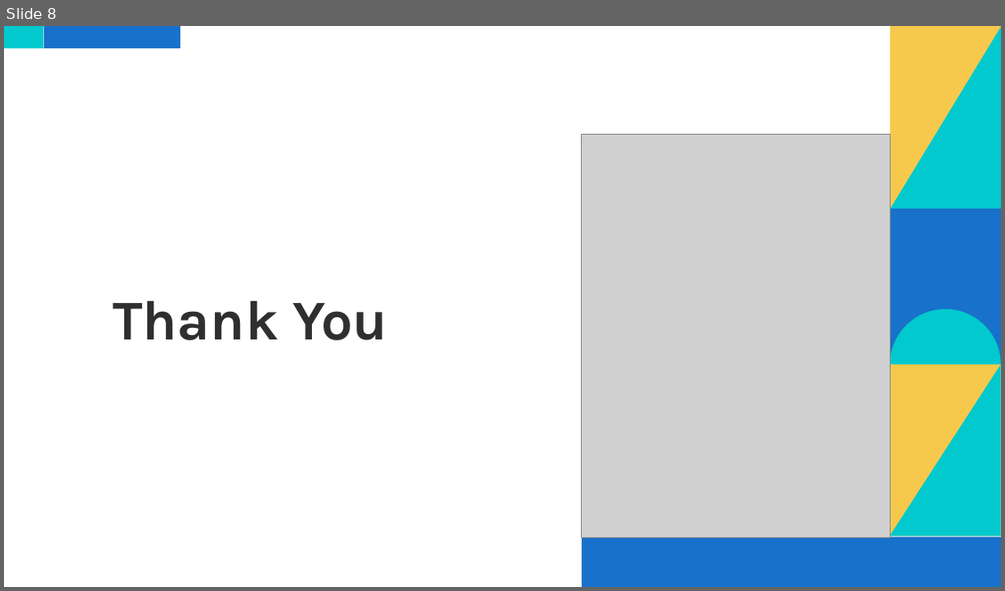
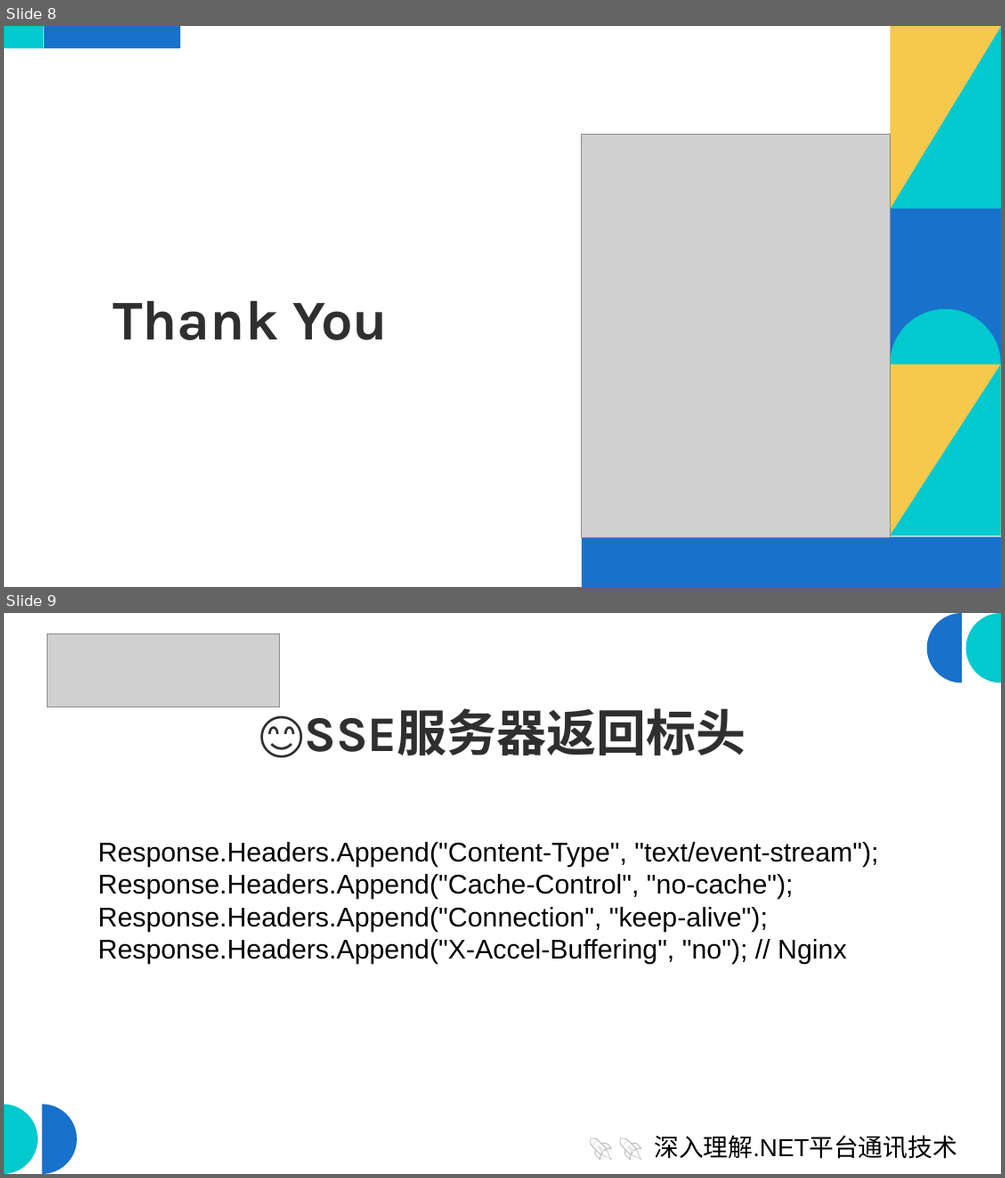
Before and after one commit to scottfly189/dotnet_net_course, a slide deck: src/8.SseDemo/sse_server.odp. Shown one above the other, each under a label of ours: slide 8 before the commit, slides 8 and 9 after it. The pictures are 1005x591 and 1005x1178 pixels, drawn with LibreOffice and Linux fonts; fonts in the diff are those of the drawing; grey boxes stand for pictures. Boxes give left, top, right and bottom in pixels: in the first picture for what was removed or moved away, otherwise in the second. Text is boxed around its words. In the diff, an @@ line names an element or a change of style, - is before the commit and + after.

```diff
--- a/src/8.SseDemo/sse_server.odp
+++ b/src/8.SseDemo/sse_server.odp
@@ slide 9 added at <box>4,613,1001,1174</box>, background #FFFFFF @@
@@ picture added at <box>47,633,279,706</box> @@
@@ freeform shape added at <box>926,613,962,682</box>, fill #1871CA @@
@@ freeform shape added at <box>966,613,1001,682</box>, fill #02C9CE @@
@@ title added at <box>73,685,931,779</box>, 48 pt, text #2F2F2F, bold @@
+😊SSE服务器返回标头
@@ text added at <box>98,842,878,964</box>, 26 pt, text #000000 @@
+Response.Headers.Append("Content-Type", "text/event-stream");
+Response.Headers.Append("Cache-Control", "no-cache");
+Response.Headers.Append("Connection", "keep-alive");
+Response.Headers.Append("X-Accel-Buffering", "no"); // Nginx
@@ freeform shape added at <box>4,1103,39,1173</box>, fill #02C9CE @@
@@ freeform shape added at <box>42,1103,77,1173</box>, fill #1871CA @@
@@ subtitle added at <box>654,1135,956,1159</box>, 23.8 pt, text #000000 @@
+🚀 🚀 深入理解.NET平台通讯技术
@@ slide 8 changed as well @@
@@ freeform shape at <box>890,363,1000,535</box>: outline redrawn @@
```
Also in this commit, not shown: 7 other slides changed, 1 other slide added, 8 other files.
